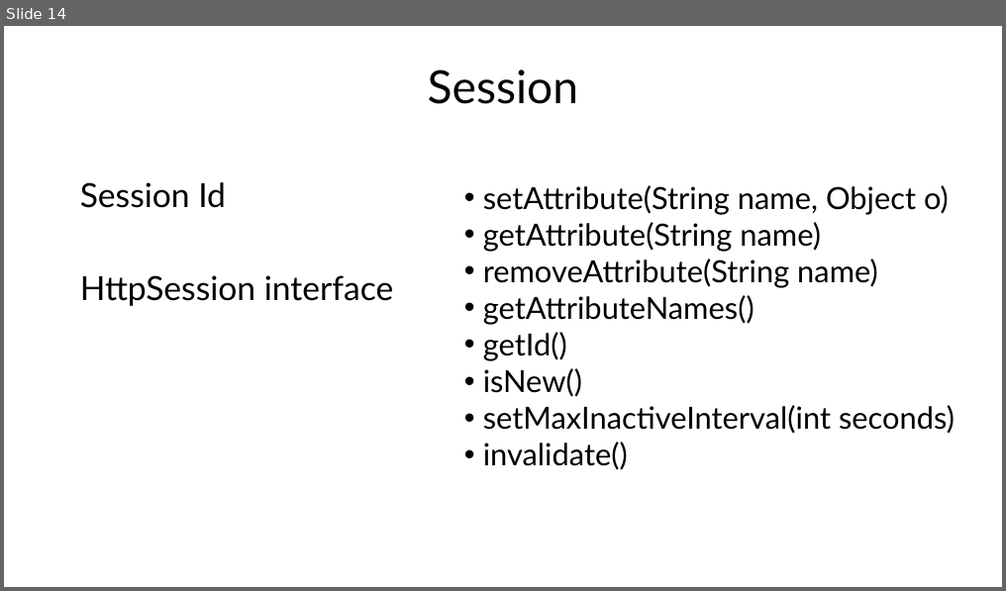
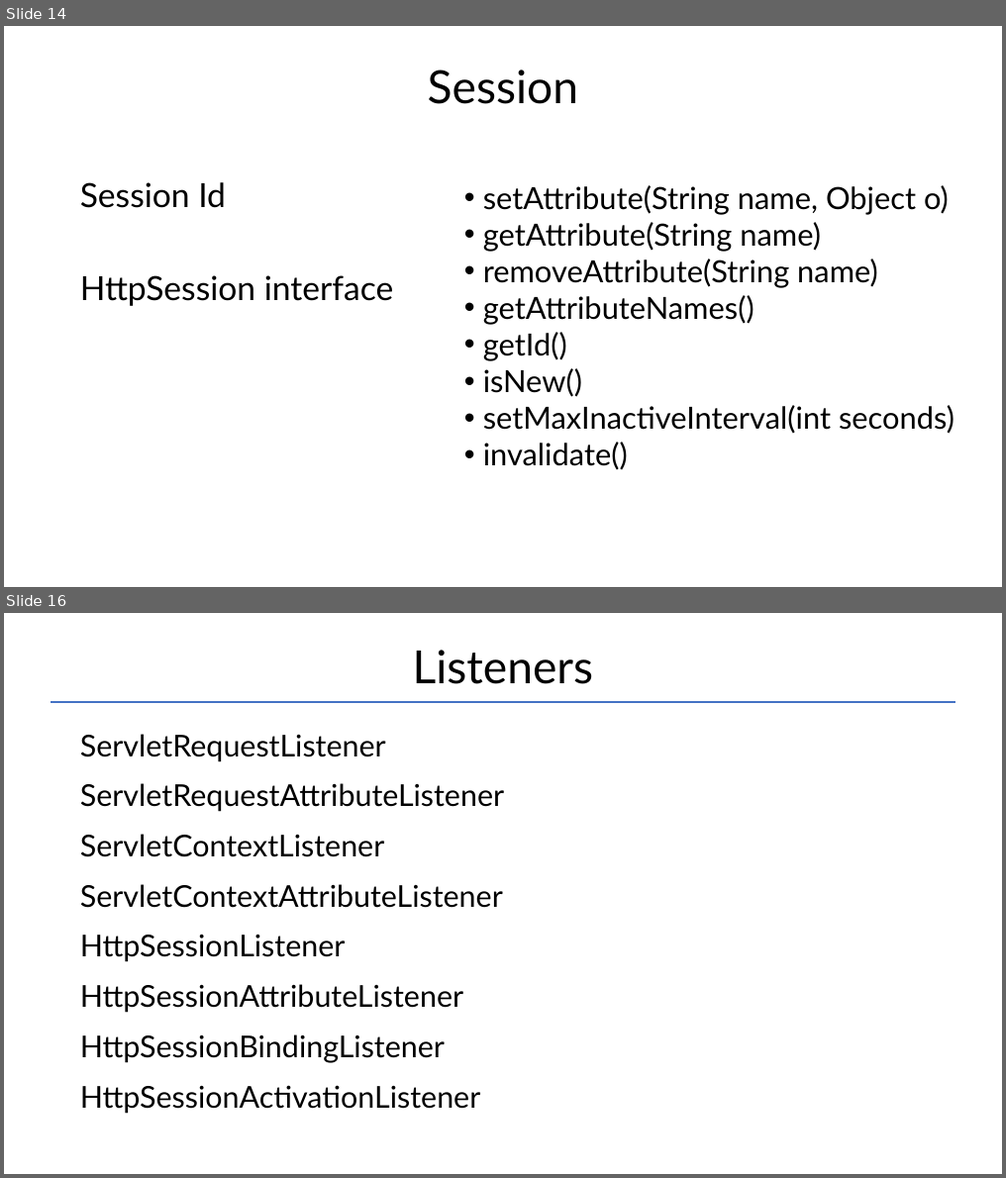
Before and after one commit to Garnik94/Levelup_presentations, a slide deck: Servlet/Servlet_Presentation.pptx. Shown one above the other, each under a label of ours: slide 14 before the commit, slides 14 and 16 after it; the slides between them are not shown. The pictures are 1006x591 and 1006x1178 pixels, drawn with LibreOffice and Linux fonts; fonts in the diff are those of the drawing. Boxes give left, top, right and bottom in pixels: in the first picture for what was removed or moved away, otherwise in the second. Text is boxed around its words. In the diff, an @@ line names an element or a change of style, - is before the commit and + after.

```diff
--- a/Servlet/Servlet_Presentation.pptx
+++ b/Servlet/Servlet_Presentation.pptx
@@ slide 16 added at (4, 613, 1002, 1174), background #FFFFFF @@
@@ title added at (413, 650, 593, 684), 44 pt, text #000000 @@
+Listeners
@@ line added from (51, 702) to (955, 702), #4472C4 1.5 pt @@
@@ text added at (80, 734, 504, 1114), 29 pt, text #000000 @@
+ServletRequestListener
+ServletRequestAttributeListener
+ServletContextListener
+ServletContextAttributeListener
+HttpSessionListener
+HttpSessionAttributeListener
+HttpSessionBindingListener
+HttpSessionActivationListener
```
Also in this commit, not shown: 3 slides changed, 5 other slides added, 9 other files.
